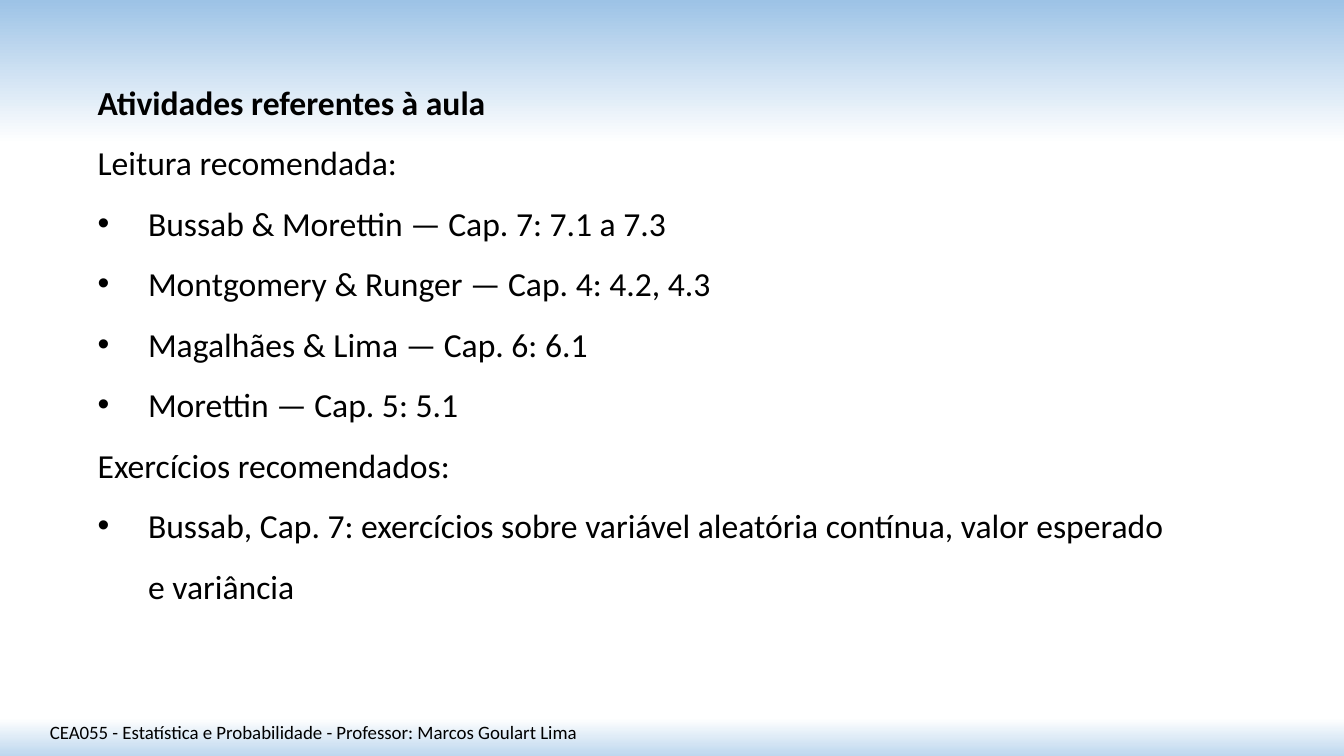
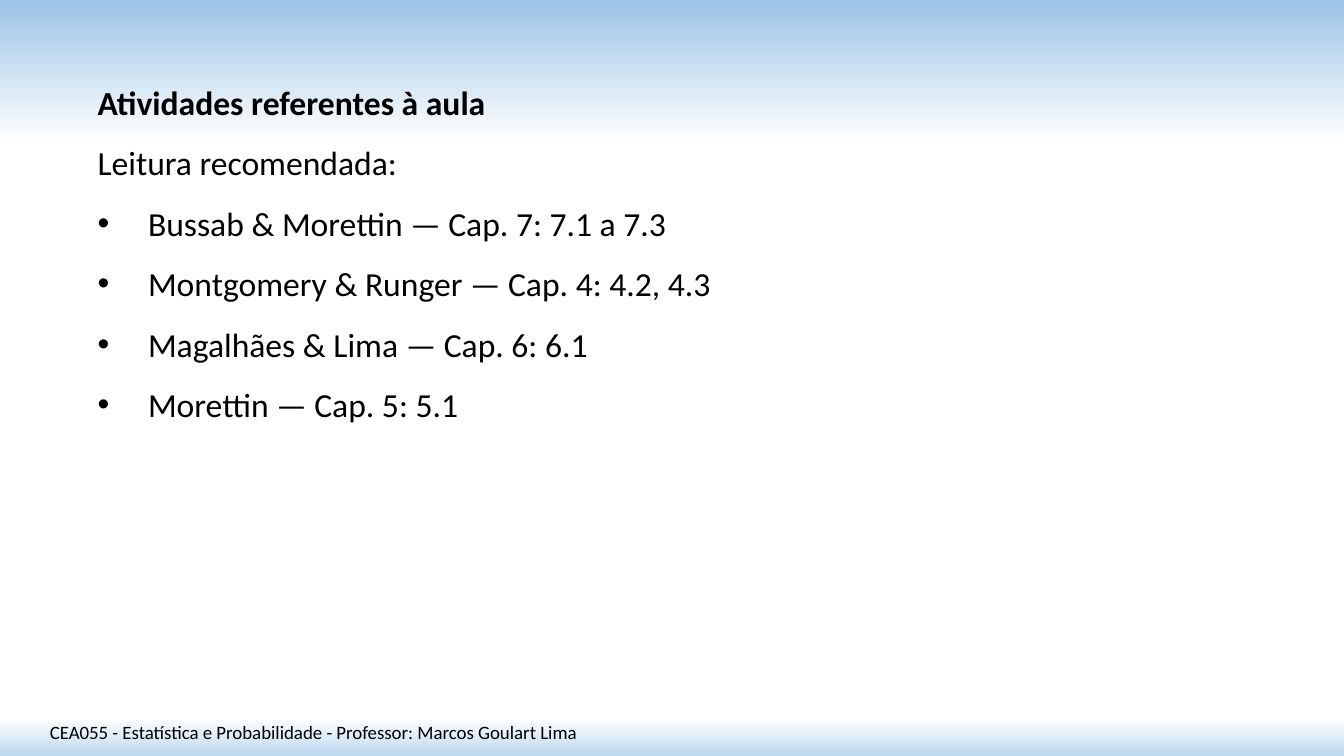
Before and after one commit to matmarcos/minhas-aulas, a slide deck: slide 22 of content/2026-2/cea055-estatistica-probabilidade/08-variaveis-aleatorias-continuas/Aula_08_Variaveis_Aleatorias_Continuas_SITE.pptx. Drawn at 1344x756 pixels with LibreOffice and Linux fonts; fonts in the diff are those of the drawing. Boxes give left, top, right and bottom in pixels: in the first picture for what was removed or moved away, otherwise in the second. Text is boxed around its words. In the diff, an @@ line names an element or a change of style, - is before the commit and + after.

```diff
--- a/content/2026-2/cea055-estatistica-probabilidade/08-variaveis-aleatorias-continuas/Aula_08_Variaveis_Aleatorias_Continuas_SITE.pptx
+++ b/content/2026-2/cea055-estatistica-probabilidade/08-variaveis-aleatorias-continuas/Aula_08_Variaveis_Aleatorias_Continuas_SITE.pptx
@@ text at [98,454,1163,600]: paragraphs removed @@
-Exercícios recomendados:
-• Bussab, Cap. 7: exercícios sobre variável aleatória contínua, valor esperado e variância
```
Also in this commit, not shown: 1 slide added, 19 other files.
